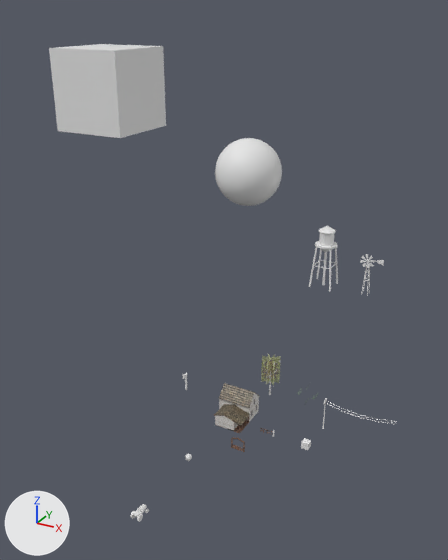
Two versions of the FBX model Assets/Models/Fake Game/fake game.fbx, one commit apart.
Before and after are seen from a camera (50 mm lens) standing at (65.3, -131.1, 109.1) and looking at (-22.8, 29.1, 29.0). Arrows for +X, +Y and +Z are at lower left; the lights stay in place. The picture after the commit comes second. Where no turn or scale is listed for an object, it has been applied to the vertices. Vertices at exactly the same position are counted once.

In view in the first picture: 'axe', 'birch tree', 'energy post', 'error object', 'farmhouse', 'giant eye ball', 'place holder apple', 'tractor', 'water tank', 'wind fan', 'windmill', 'wires' and 1 more.
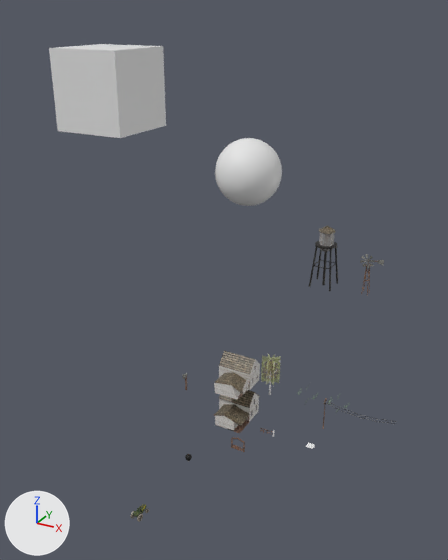
Where the change shows, as pixel boxes (x1, y1, x2, y2) in the pictures (448 x 560 px):
'broken house', added
    after: (214, 351, 260, 400)
'water tank', recoloured (white to grey)
    both: (309, 226, 338, 291)
'windmill', recoloured
    both: (361, 259, 384, 296)
'place holder apple', deleted
    before: (301, 438, 311, 450)
'wind fan', recoloured
    both: (360, 254, 375, 268)
'wires', recoloured
    both: (325, 400, 395, 424)
'axe', recoloured
    both: (182, 373, 187, 390)
'blood sea', added
    after: (306, 443, 315, 449)
part 1 of me_cylinder_006, surface changed (darker)
    both: (130, 504, 149, 522)
part 2 of me_cylinder_006, recoloured (darker)
    both: (130, 504, 149, 522)

The change, as a list of edits to the scene's bpy script:
```text
Add mat_material_004:
    mat_material_004 = principled_material('Material.004')
    mat_material_004.texture = img_farmhouse_png
Change me_cube_010:
    where me_cube_010.from_pydata(...)  # 232 vertices, 228 faces; spans x -1.1..5.0, y -1.4..1.1, z 0.0..13.3
    add me_cube_010.materials.append(mat_material_001)  # picture img_farmhouse_png
Change me_catenary_001:
    where me_catenary_001.from_pydata(...)  # 80 vertices, 64 faces; spans x -10.0..10.0, y 0.0..1.4, z -0.7..0.7
    add me_catenary_001.materials.append(mat_material_001)  # picture img_farmhouse_png
Change me_cube_005:
    where me_cube_005.from_pydata(...)  # 84 vertices, 74 faces; spans x -0.14..0.14, y -1.0..1.0, z -1.0..9.3
    add me_cube_005.materials.append(mat_material_001)  # picture img_farmhouse_png
Change me_cube_013:
    where me_cube_013.from_pydata(...)  # 56 vertices, 51 faces; spans x -0.21..0.21, y -1.14..0.28, z -0.84..3.87
    add me_cube_013.materials.append(mat_material_001)  # picture img_farmhouse_png
Change me_cylinder_006:
    used by ob_tractor; location = (0.0, -50.0, 8.6)
    remove me_cylinder_006.from_pydata(...)  # 336 vertices, 263 faces; spans x -1.06..1.06, y -1.88..2.01, z 0.0..2.47
    add me_cylinder_006.from_pydata(...)  # 328 vertices, 265 faces; spans x -1.06..1.06, y -1.88..2.01, z 0.0..2.47
    me_cylinder_006 part 1: 226 kept faces spanning x -1.06..1.06, y -1.88..2.01, z 0.0..2.47 get new texture (UV) coordinates
    me_cylinder_006 part 2: 238 faces spanning x -1.06..1.06, y -1.88..2.01, z 0.0..2.47 switch from no material to mat_material_001 (picture img_farmhouse_png)
    edits to the shape of me_cylinder_006 do not show in these pictures
Change me_cube_017:
    where me_cube_017.from_pydata(...)  # 169 vertices, 153 faces; spans x -4.0..4.0, y -4.0..4.0, z 0.0..21.8
    add me_cube_017.materials.append(mat_material_001)  # picture img_farmhouse_png
Change me_cube_025:
    where me_cube_025.from_pydata(...)  # 64 vertices, 48 faces; spans x -2.34..2.34, y -0.1..0.14, z -2.34..2.34
    add me_cube_025.materials.append(mat_material_001)  # picture img_farmhouse_png
Add me_cube_017_1:
    me_cube_017_1.from_pydata(...)  # 53 vertices, 38 faces; spans x -10.0..0.18, y -7.0..5.23, z -1.3..7.26
    me_cube_017_1.materials.append(mat_material_004)  # picture img_farmhouse_png
Add me_plane:
    me_plane.from_pydata([(-1.0, -1.0, 0.0), (1.0, -1.0, 0.0), (-1.0, 1.0, 0.0), (1.0, 1.0, 0.0)], [], [(0, 1, 3, 2)])
Remove ob_place_holder_apple:
    ob_place_holder_apple = bpy.data.objects.new('place holder apple', me_cube_004)
    ob_place_holder_apple.location = (18.8, 0.0, 0.0)
Add ob_broken_house:
    ob_broken_house = bpy.data.objects.new('broken house', me_cube_017_1)
    ob_broken_house.location = (0.0, 4.0, 11.0)
Add ob_blood_sea:
    ob_blood_sea = bpy.data.objects.new('blood sea', me_plane)
    ob_blood_sea.location = (20.0, 0.0, 0.0)
```
